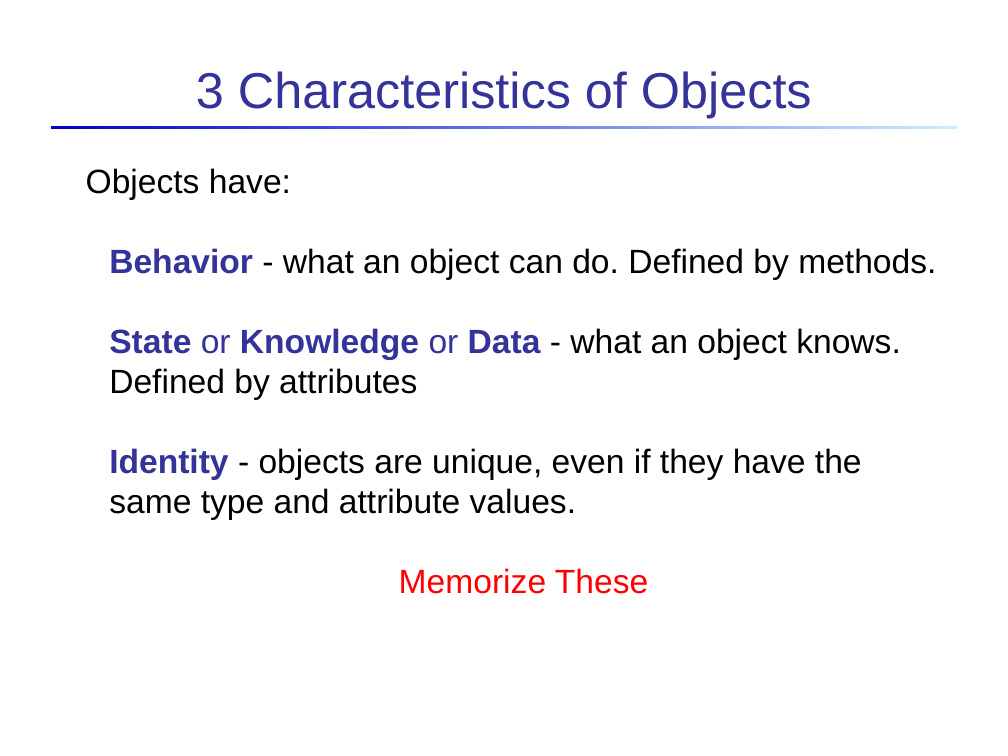
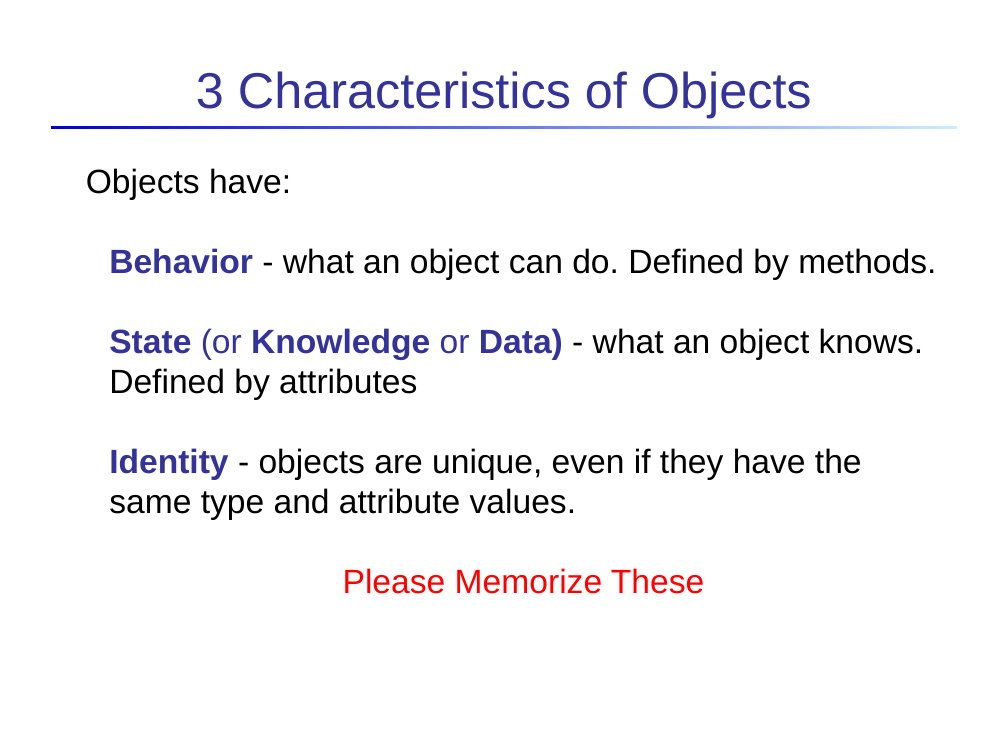
Before and after one commit to cpske/programming1, a slide deck: slide 14 of objects/1-Introduction-to-Objects.ppt. Drawn at 1008x756 pixels with LibreOffice and Linux fonts; fonts in the diff are those of the drawing. Boxes give left, top, right and bottom in pixels: in the first picture for what was removed or moved away, otherwise in the second. Text is boxed around its words. In the diff, an @@ line names an element or a change of style, - is before the commit and + after.

Commit message:
minor update to objects slides

```diff
--- a/objects/1-Introduction-to-Objects.ppt
+++ b/objects/1-Introduction-to-Objects.ppt
@@ text at box(109, 328, 924, 400): text changed @@
-State or Knowledge or Data - what an object knows. Defined by attributes
+State (or Knowledge or Data) - what an object knows. Defined by attributes
@@ text at box(343, 568, 704, 594): text changed @@
-Memorize These
+Please Memorize These
```
Also in this commit, not shown: 4 other slides changed, 4 other files.
